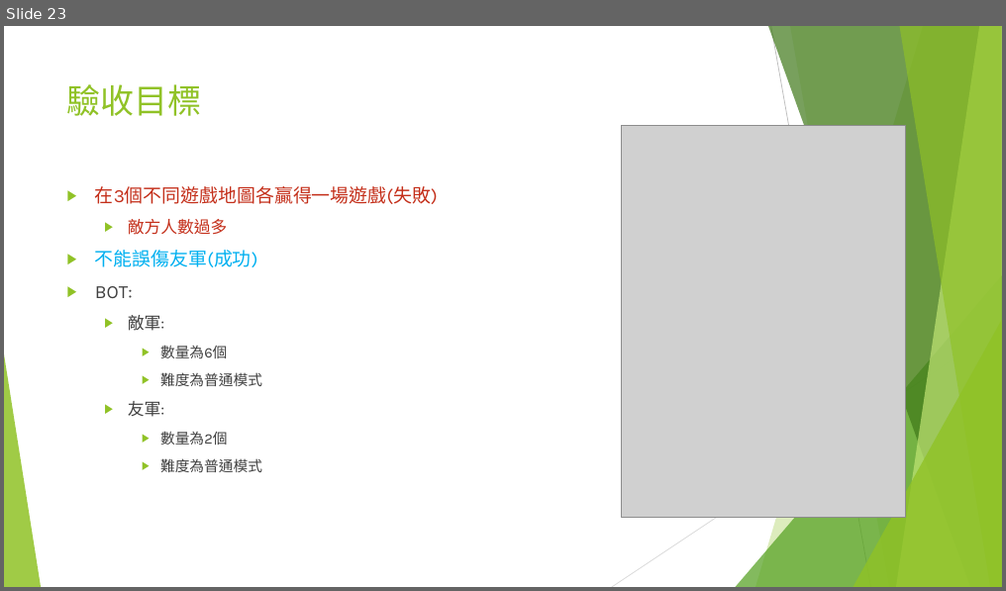
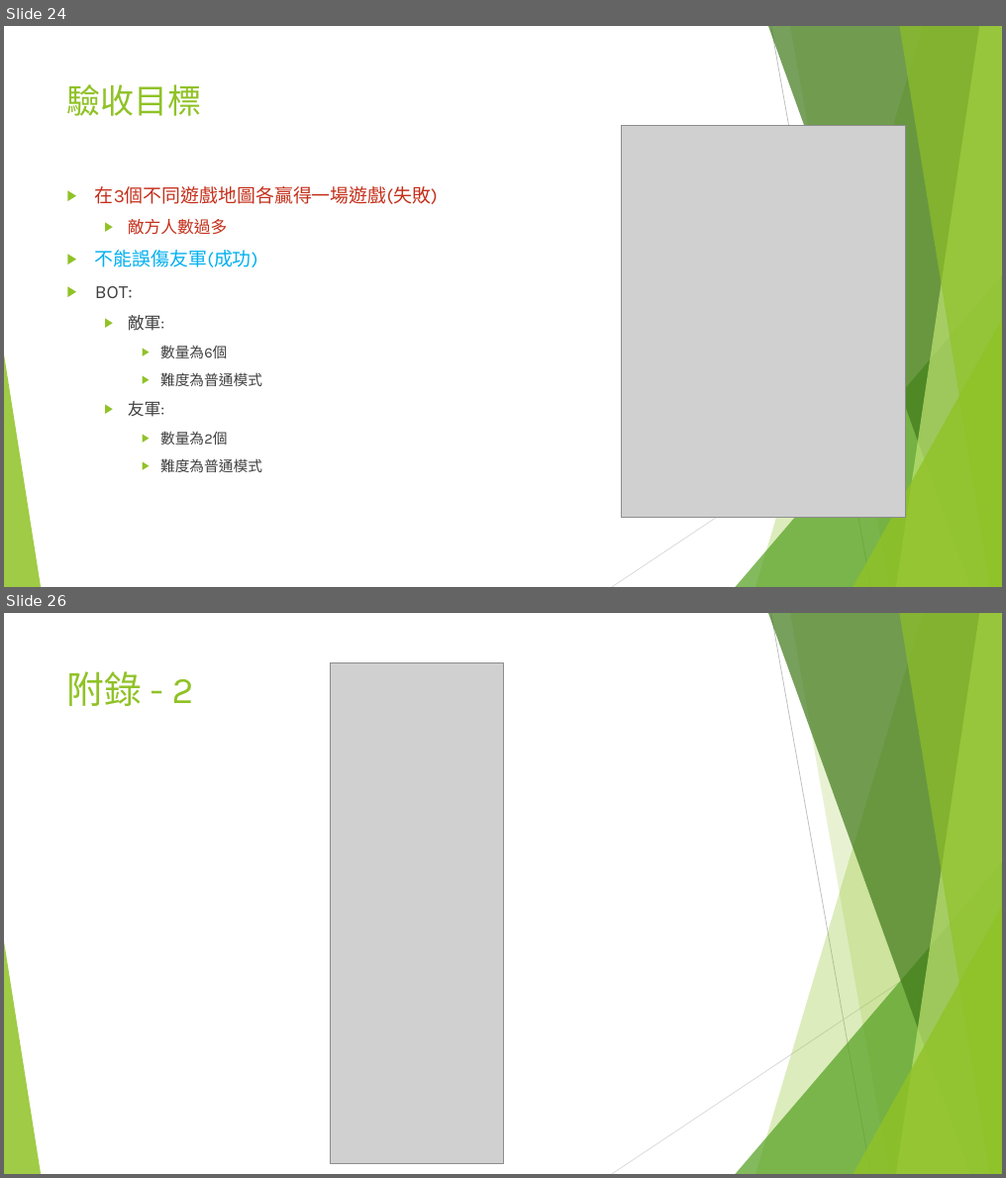
Before and after one commit to jackxj059/111Mlearn-cheatbot, a slide deck: document/finalProject.pptx. Shown one above the other, each under a label of ours: slide 23 before the commit, slides 24 and 26 after it; the slides between them are not shown. The pictures are 1006x591 and 1006x1178 pixels, drawn with LibreOffice and Linux fonts; fonts in the diff are those of the drawing; grey boxes stand for pictures. Boxes give left, top, right and bottom in pixels: in the first picture for what was removed or moved away, otherwise in the second. Text is boxed around its words. In the diff, an @@ line names an element or a change of style, - is before the commit and + after.

```diff
--- a/document/finalProject.pptx
+++ b/document/finalProject.pptx
@@ slide 26 added at <box>4,613,1002,1174</box>, background #FFFFFF; not listed: 10 template elements that a slide beside it also shows @@
@@ title added at <box>67,671,194,706</box>, 36 pt, text #90C226 @@
+附錄 - 2
@@ picture added at <box>331,663,503,1164</box> @@
@@ what was slide 23 is now slide 24 @@
```
Also in this commit, not shown: 3 other slides added.
